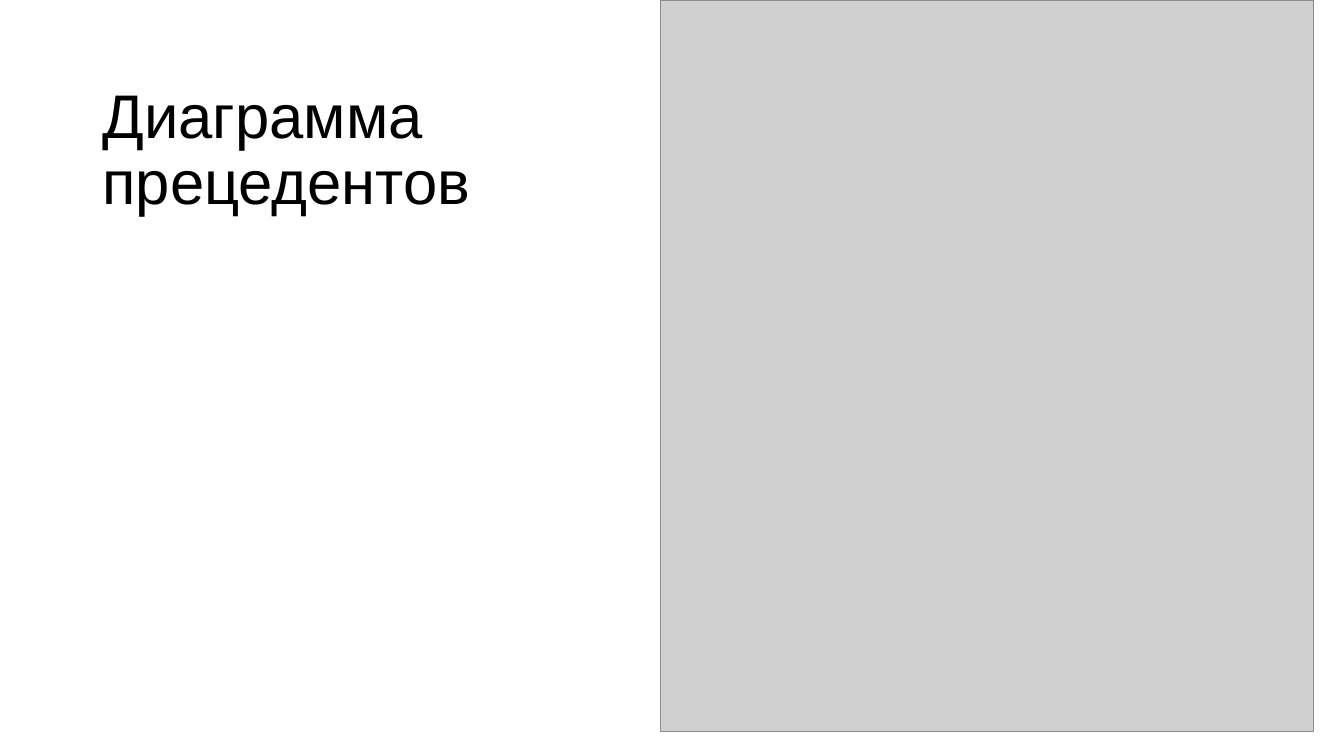
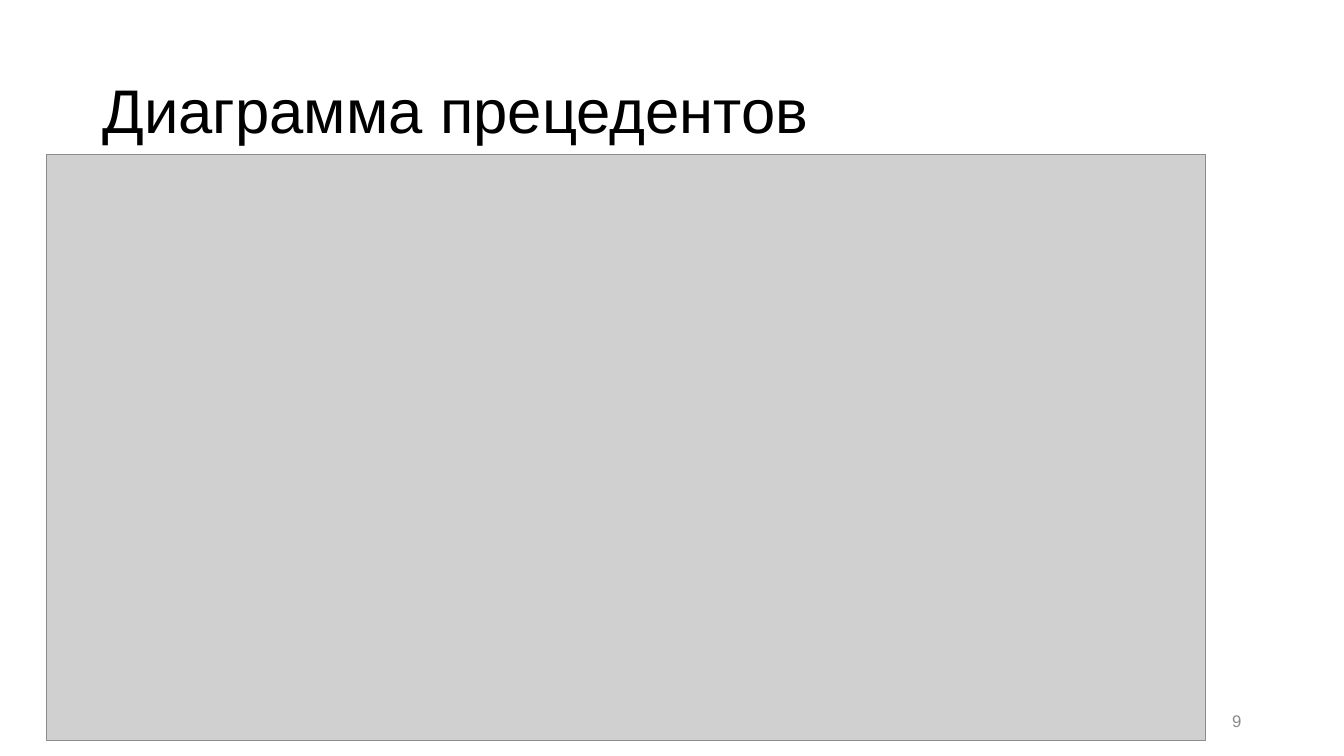
Before and after one commit to karazepta/cs_schedule, a slide deck: slide 9 of documents/презентация.pptx (slide 8 before the commit). Drawn at 1344x756 pixels with LibreOffice and Linux fonts; fonts in the diff are those of the drawing; grey boxes stand for pictures. Boxes give left, top, right and bottom in pixels: in the first picture for what was removed or moved away, otherwise in the second. Text is boxed around its words. In the diff, an @@ line names an element or a change of style, - is before the commit and + after.

```diff
--- a/documents/презентация.pptx
+++ b/documents/презентация.pptx
@@ picture removed at bbox=[660, 0, 1314, 732] @@
@@ title "Диаграмма прецедентов" rewrapped from bbox=[102, 95, 470, 216] to bbox=[102, 90, 808, 145] @@
@@ picture added at bbox=[46, 154, 1206, 741] @@
@@ page number at bbox=[1232, 715, 1241, 727]: text changed @@
-8
+9
```
Also in this commit, not shown: 7 other slides changed, 2 slides added, 3 other files.
